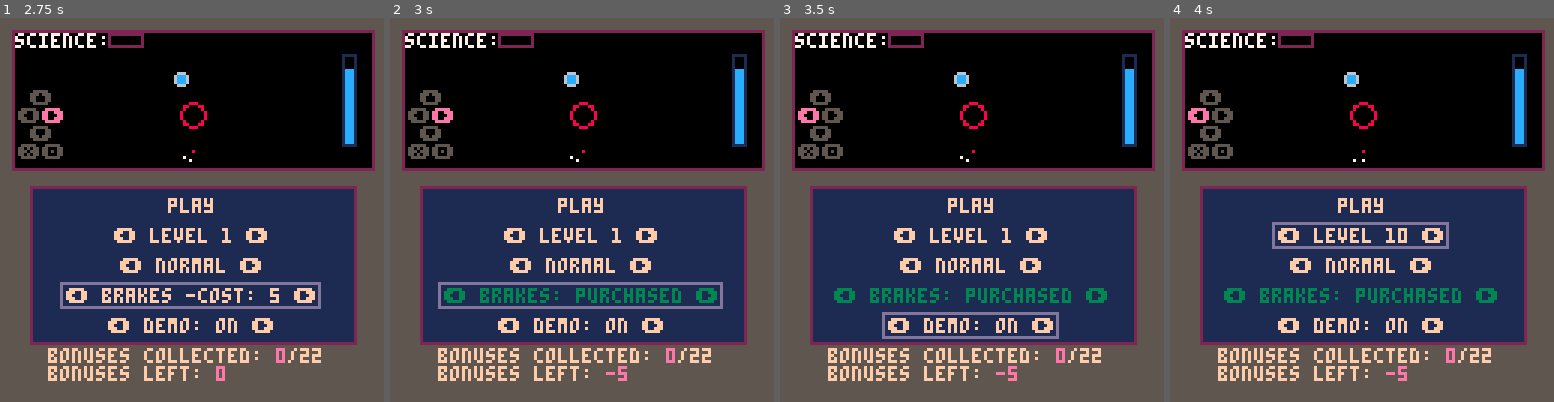
Above: before the commit, frames 1-4 (left to right).
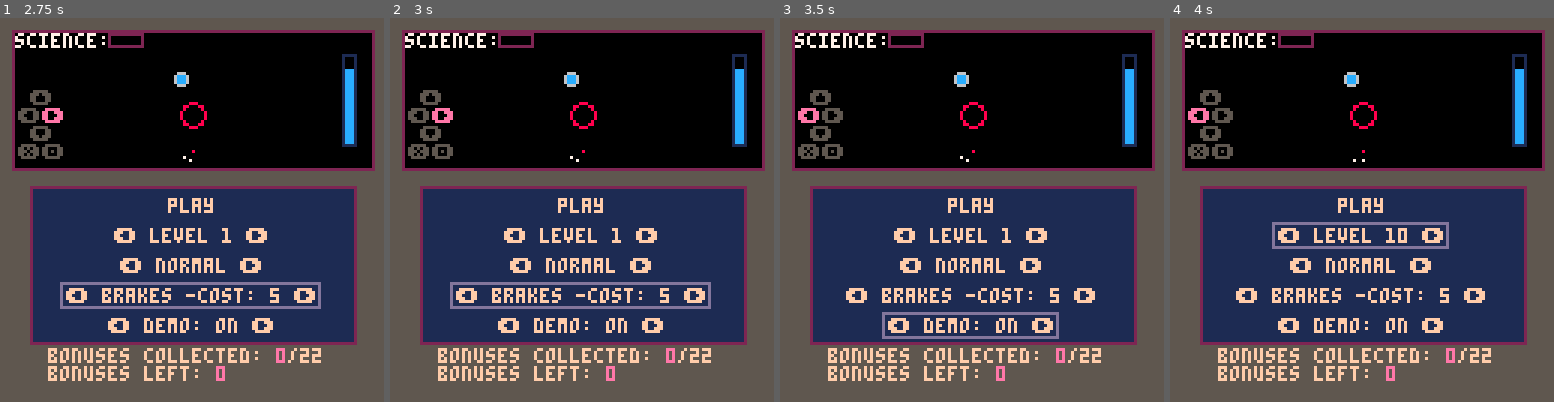
Above: after the commit, the same moments.

Repository: jbernard3396/Gravity_loop
Game: PICO-8 cartridge stuck-in-a-loop.p8
Same seed, same stepped clock (60 frames per second), same inputs: the game is played once before the commit and once after it.
Inputs:
- Up to frame 1 (2.75 s): tap O (Z key) at 0.33, 1.07, 2.22 s; tap Down at 0.7 s; tap X (X key) at 1.43, 2.07 s; hold Up 1.97-2.63 s; hold Right from 2.68 s (still down)
- Up to frame 2 (3 s): keep holding Right; tap X (X key) at 2.82 s
- Up to frame 3 (3.5 s): release Right at 3.02 s; hold Down from 3.07 s (still down)
- Up to frame 4 (4 s): tap X (X key) at 3.57 s; tap O (Z key) at 3.72 s; release Down at 3.73 s; hold Left from 3.78 s (still down)

Frame 1 is identical in both runs. In frame 2, 2.0% of the frame differs, in the area x 12-87%, y 68-95%; in frame 3, 1.8%; in frame 4, 1.8%.

Commit message:
bug fixed shop

Diff:
--- a/stuck-in-a-loop.p8
+++ b/stuck-in-a-loop.p8
@@ -252,10 +252,10 @@
  item.deaction = function()
  end
  item.action = function()
-  //if item.upgrades[item.index].bought == false and item.upgrades[item.index].cost <= bonuses_left then
-     item.upgrades[item.index].bought = true
-     bonuses_left -=   item.upgrades[item.index].cost
-  //end
+  if item.upgrades[item.index].bought == false and item.upgrades[item.index].cost <= bonuses_left then
+   item.upgrades[item.index].bought = true
+   bonuses_left -=   item.upgrades[item.index].cost
+  end
  end
  item.check_upgrade = function(upgrade)
   local bought = false
Not shown, changed: .js
Not shown, removed: .zip
Not shown, added: index.zip
